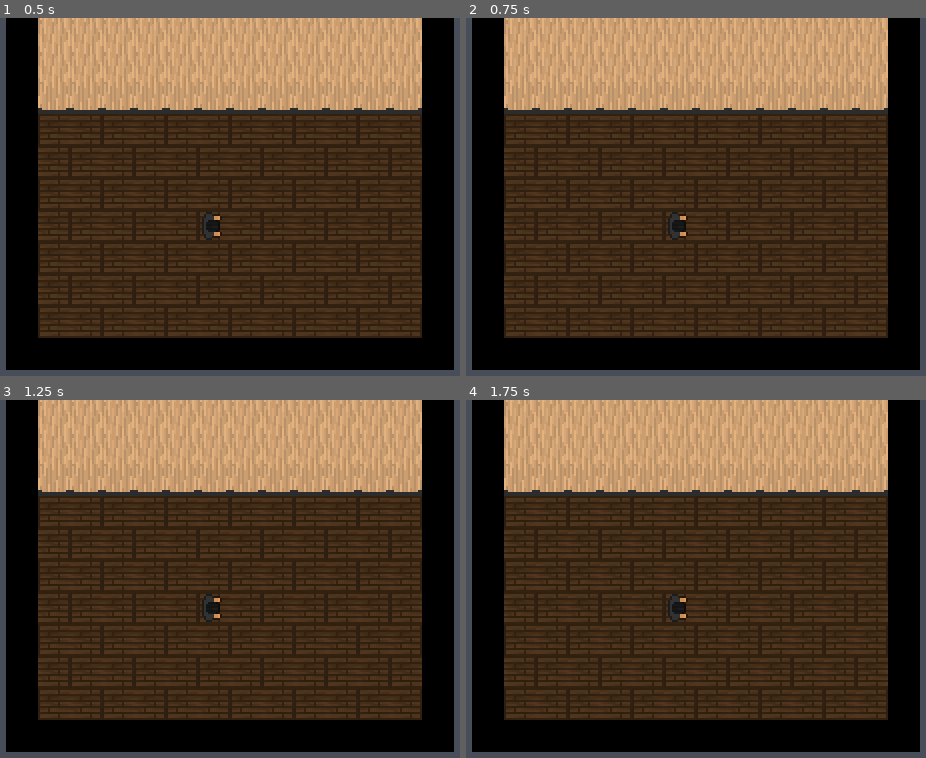
Above: before the commit, frames 1-4 (two rows, left to right).
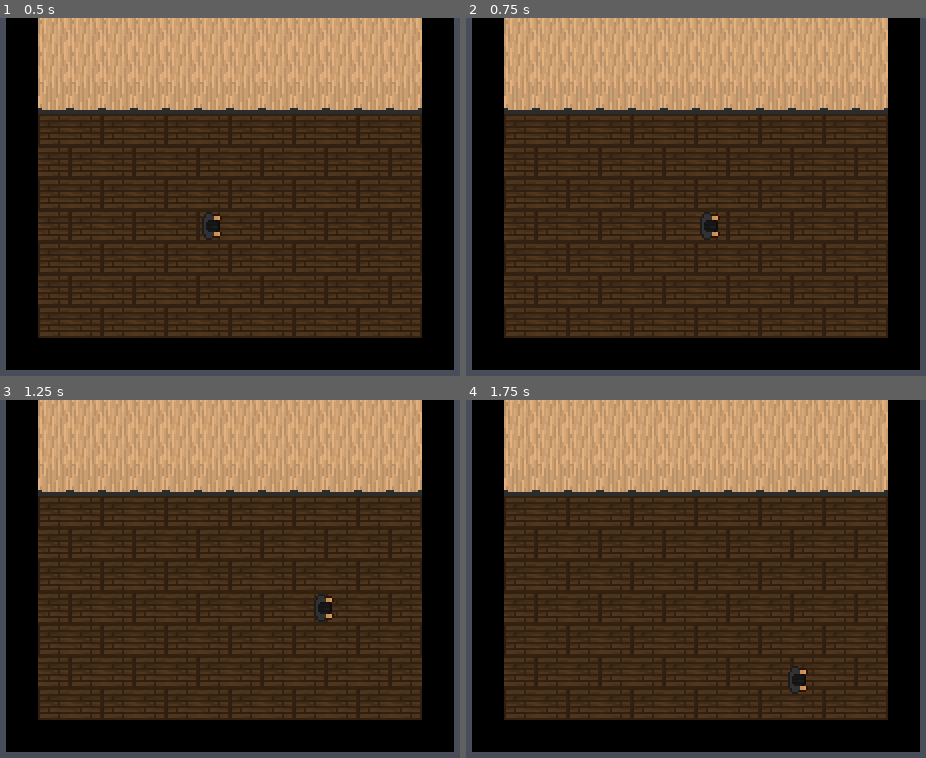
Above: after the commit, the same moments.

Repository: Louiwoah/Stealth_Game
Game: Godot game, scene res://scenes/basic_scene.tscn
Same seed, same stepped clock (60 frames per second), same inputs: the game is played once before the commit and once after it.
Inputs:
- Up to frame 1 (0.5 s): no input
- Up to frame 2 (0.75 s): tap Enter at 0.5 s; hold D (move_right) from 0.53 s (still down)
- Up to frame 3 (1.25 s): keep holding D (move_right)
- Up to frame 4 (1.75 s): release D (move_right) at 1.28 s; hold S (move_down) from 1.28 s (still down)

Frame 1 is identical in both runs. In frame 2, 0.5% of the frame differs, in the area x 43-56%, y 54-63%; in frame 3, 0.5%; in frame 4, 0.5%.

Commit message:
Added player movement, will fix diagonal later as it is too fast at the moment

Diff:
--- a/project.godot
+++ b/project.godot
@@ -28,7 +28,7 @@
 
 move_up={
 "deadzone": 0.2,
-"events": [Object(InputEventKey,"resource_local_to_scene":fa …(140 unchanged characters)… d":false,"keycode":0,"physical_keycode":65,"key_label":0,"unicode":97,"location":0,"echo":false,"script":null)
+"events": [Object(InputEventKey,"resource_local_to_scene":fa …(140 unchanged characters)… d":false,"keycode":0,"physical_keycode":87,"key_label":0,"unicode":119,"location":0,"echo":false,"script":null)
 , Object(InputEventKey,"resource_local_to_scene":false,"resource_name":"","device":-1,"window_id":0,"alt_pressed":false …(186 unchanged characters)…
 ]
 }
--- a/scenes/basic_scene.tscn
+++ b/scenes/basic_scene.tscn
@@ -2,6 +2,7 @@
 
 [ext_resource type="Texture2D" uid="uid://kwfljfedgwq5" path="res://assets/stealth-tiles.png" id="1_eeskx"]
 [ext_resource type="PackedScene" uid="uid://d2tchncdyuqc4" path="res://scenes/player.tscn" id="2_86od8"]
+[ext_resource type="Script" uid="uid://k87gcnyqocj1" path="res://scripts/player.gd" id="3_cbqwp"]
 
 [sub_resource type="TileSetAtlasSource" id="TileSetAtlasSource_86od8"]
 texture = ExtResource("1_eeskx")
@@ -33,3 +34,4 @@
 
 [node name="Player" parent="." unique_id=1425113821 instance=ExtResource("2_86od8")]
 position = Vector2(120, 104)
+script = ExtResource("3_cbqwp")
--- /dev/null
+++ b/scripts/player.gd
@@ -0,0 +1,12 @@
+extends CharacterBody2D
+
+@export var speed: float = 80.0
+
+func _physics_process(_delta: float) -> void:
+	var direction := Vector2(
+		Input.get_axis("move_left", "move_right"),
+		Input.get_axis("move_up", "move_down")
+	)
+	velocity = direction * speed
+	move_and_slide()
+	print(velocity.length())
Not shown, added: scripts/player.gd.uid
